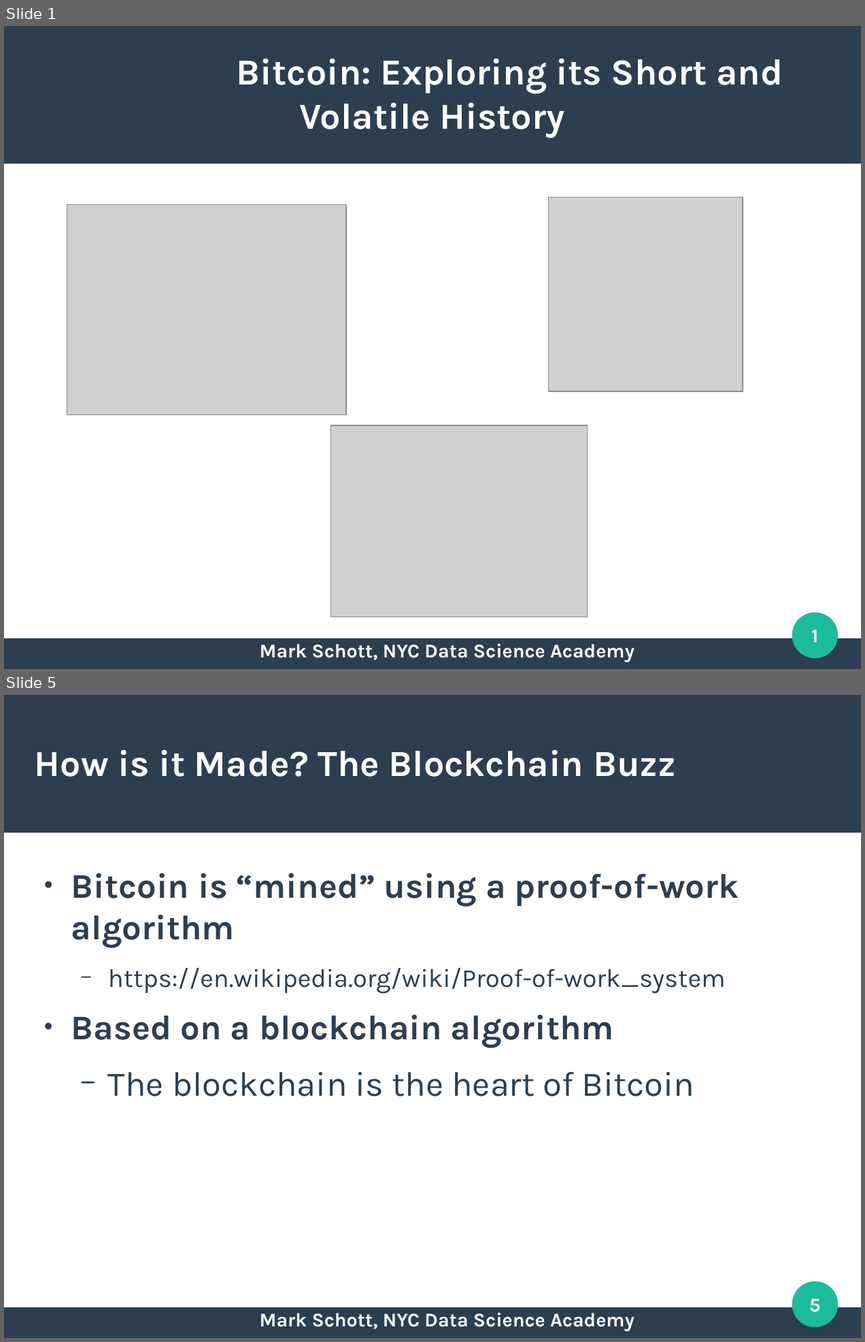
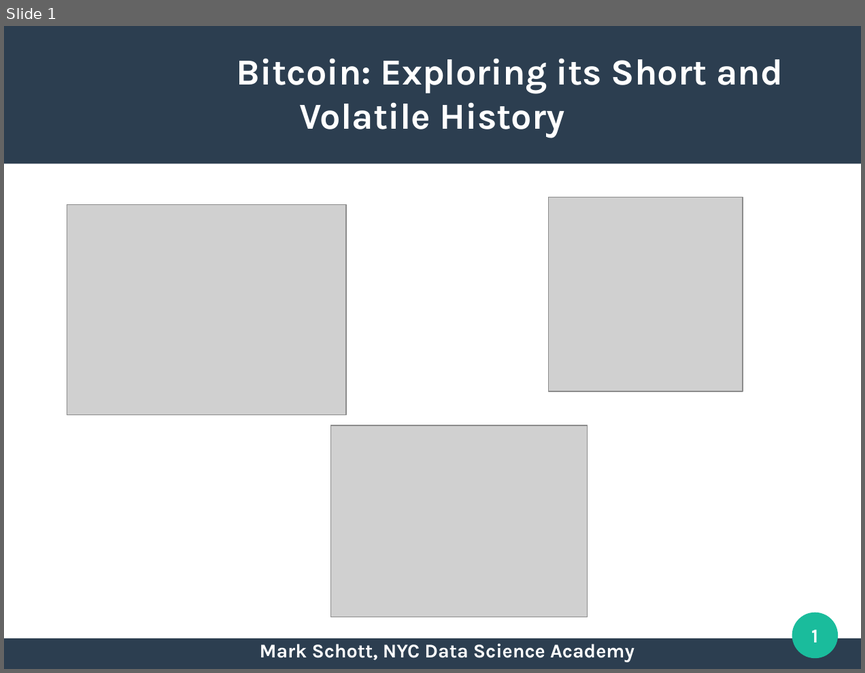
Before and after one commit to nycdatasci/bootcamp009_project, a slide deck: Project2-WebScraping/markschott/bitcoin/presentation/project2_mark_schott_prez.odp. Shown one above the other, each under a label of ours: slides 1 and 5 before the commit, slide 1 after it; the slides between them are not shown. The pictures are 865x1342 and 865x673 pixels, drawn with LibreOffice and Linux fonts; fonts in the diff are those of the drawing; grey boxes stand for pictures. Boxes give left, top, right and bottom in pixels: in the first picture for what was removed or moved away, otherwise in the second. Text is boxed around its words. In the diff, an @@ line names an element or a change of style, - is before the commit and + after.

Commit message:
Mark Schott project final clean up

```diff
--- a/Project2-WebScraping/markschott/bitcoin/presentation/project2_mark_schott_prez.odp
+++ b/Project2-WebScraping/markschott/bitcoin/presentation/project2_mark_schott_prez.odp
@@ slide 5 removed at [4,695,861,1338], background #FFFFFF; not listed: 3 template elements that a slide beside it also shows @@
@@ title removed at [35,749,676,777] @@
-How is it Made? The Blockchain Buzz
@@ text removed at [71,873,739,1096] @@
-● Bitcoin is “mined” using a proof-of-work algorithm
-  − https://en.wikipedia.org/wiki/Proof-of-work_system
-● Based on a blockchain algorithm
-  − The blockchain is the heart of Bitcoin
@@ page number removed at [809,1298,821,1312] @@
-5
@@ text removed at [260,1312,634,1331] @@
-Mark Schott, NYC Data Science Academy
```
Also in this commit, not shown: 12 slides changed, 3 slides added, 45 other files.
